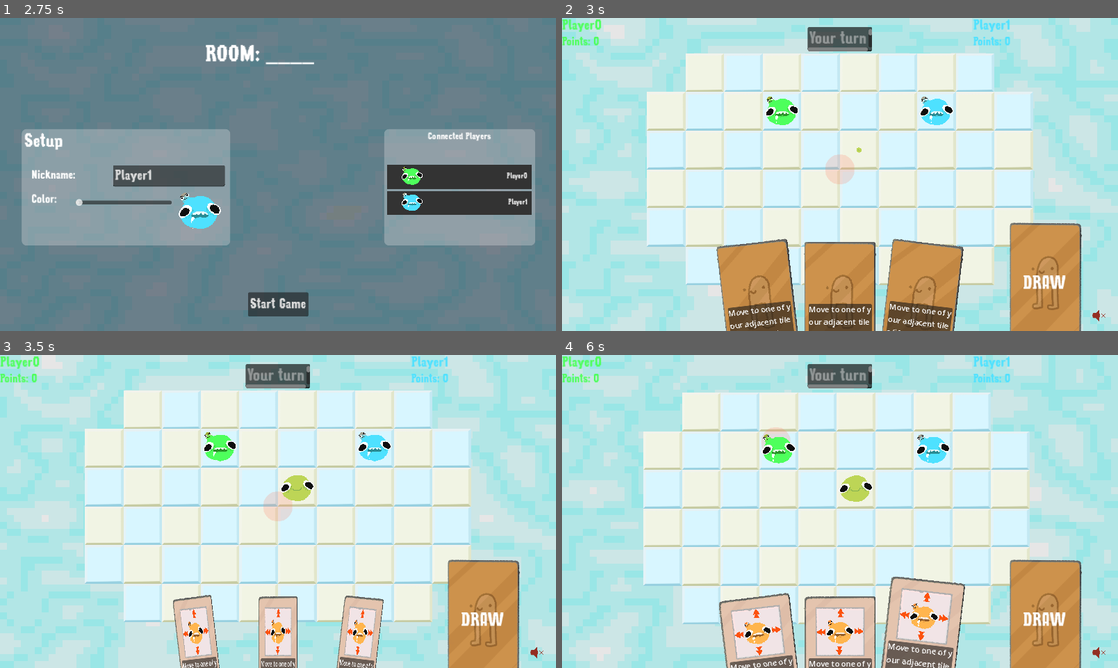
Above: before the commit, frames 1-4 (two rows, left to right).
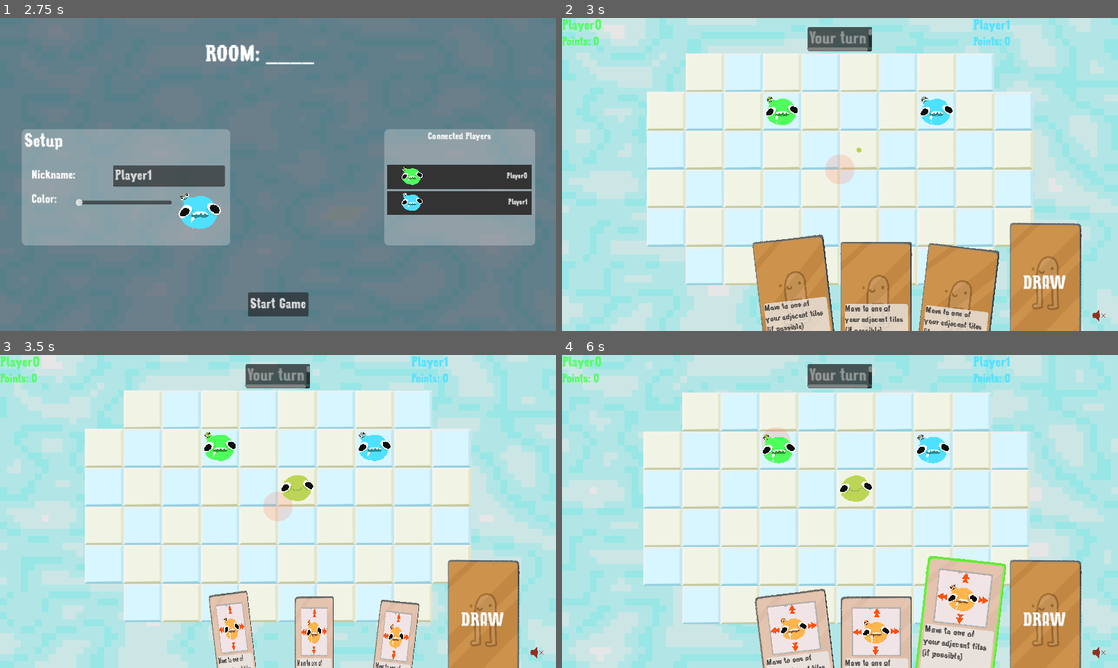
Above: after the commit, the same moments.

Repository: patator62180/GDWL_67
Game: Godot game, scene res://scenes/main/main.tscn
Same seed, same stepped clock (60 frames per second), same inputs: the game is played once before the commit and once after it.
Inputs (mouse positions are in pixels of both pictures, inside the frame that each line leads up to):
- Up to frame 1 (2.75 s): click "[FAKE] Start as player (local)" at 0.5 s; click (322, 274) at 1.27 s; type "12" at 1.35 s; click "PLAY LOCAL" at 2 s
- Up to frame 2 (3 s): click "Start Game" at 2.75 s
- Up to frame 3 (3.5 s): no input
- Up to frame 4 (6 s): tap Enter (ui_accept) at 3.5 s; drag from (840, 511) to (784, 448) at 3.52 s; drag from (762, 655) to (784, 455) at 4.27 s; move the mouse to (840, 655) at 5.02 s; hold Right (right) 5.03-5.75 s; click (840, 655) at 5.17 s; drag from (917, 655) to (934, 448) at 5.77 s

Frame 1 is identical in both runs. In frame 2, 9.5% of the frame differs, in the area x 27-79%, y 69-100%; in frame 3, 8.7%; in frame 4, 11%, in the area x 28-80%, y 64-100%.

Commit message:
descr cards ++

Diff:
--- a/scenes/cards/card.tscn
+++ b/scenes/cards/card.tscn
@@ -1,10 +1,11 @@
-[gd_scene load_steps=12 format=3 uid="uid://w8glstws2q30"]
+[gd_scene load_steps=14 format=3 uid="uid://w8glstws2q30"]
 
 [ext_resource type="Script" path="res://scenes/cards/card.gd" id="1_7d03g"]
 [ext_resource type="Texture2D" uid="uid://qfq8gm06d23p" path="res://sprites/tuile_blue.png" id="2_300yh"]
 [ext_resource type="Shader" path="res://scenes/cards/outline.gdshader" id="3_p3nqa"]
 [ext_resource type="Texture2D" uid="uid://dtys1aqstpv3o" path="res://sprites/Carte.png" id="3_pnjbd"]
 [ext_resource type="Texture2D" uid="uid://547e7ytc7lrc" path="res://sprites/card_back.png" id="5_xg4oj"]
+[ext_resource type="Theme" uid="uid://bnf832jc7xfl4" path="res://scenes/background/theme_principal.tres" id="6_06xfq"]
 
 [sub_resource type="ShaderMaterial" id="ShaderMaterial_77or1"]
 resource_local_to_scene = true
@@ -14,6 +15,13 @@
 shader_parameter/pattern = 2
 shader_parameter/inside = true
 shader_parameter/add_margins = true
+
+[sub_resource type="StyleBoxFlat" id="StyleBoxFlat_fmrd7"]
+bg_color = Color(0.921569, 0.921569, 0.921569, 1)
+corner_radius_top_left = 5
+corner_radius_top_right = 5
+corner_radius_bottom_right = 5
+corner_radius_bottom_left = 5
 
 [sub_resource type="Animation" id="Animation_daeny"]
 length = 0.001
@@ -164,10 +172,9 @@
 anchor_top = 0.5
 anchor_right = 0.5
 anchor_bottom = 0.5
-offset_left = -75.0
-offset_top = -125.002
-offset_right = 75.0
-offset_bottom = 124.999
+offset_top = 0.000152588
+offset_right = 150.0
+offset_bottom = 250.001
 grow_horizontal = 2
 grow_vertical = 2
 pivot_offset = Vector2(75, 125)
@@ -215,18 +222,23 @@
 texture = ExtResource("5_xg4oj")
 
 [node name="PanelContainer" type="PanelContainer" parent="Background"]
+modulate = Color(1, 1, 1, 0.752941)
 clip_contents = true
 layout_mode = 0
 offset_left = 10.0
 offset_top = 130.0
 offset_right = 141.0
 offset_bottom = 237.0
+theme_override_styles/panel = SubResource("StyleBoxFlat_fmrd7")
 
 [node name="Label" type="Label" parent="Background/PanelContainer"]
 custom_minimum_size = Vector2(10, 100)
 layout_mode = 2
 size_flags_vertical = 0
-autowrap_mode = 1
+theme = ExtResource("6_06xfq")
+theme_override_colors/font_color = Color(0.0823529, 0.0823529, 0.0823529, 1)
+theme_override_font_sizes/font_size = 18
+autowrap_mode = 3
 clip_text = true
 
 [node name="AnimationPlayer" type="AnimationPlayer" parent="."]
